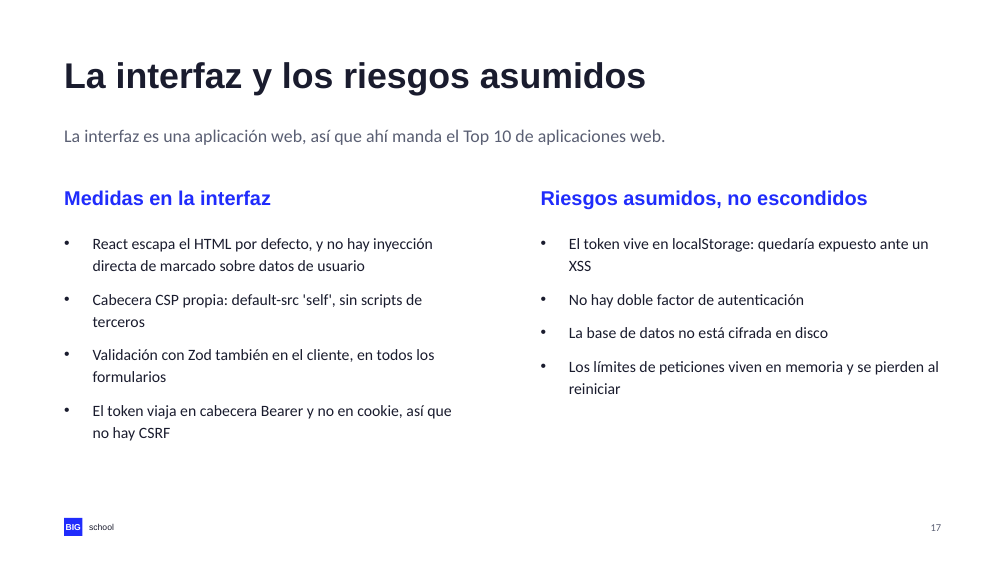
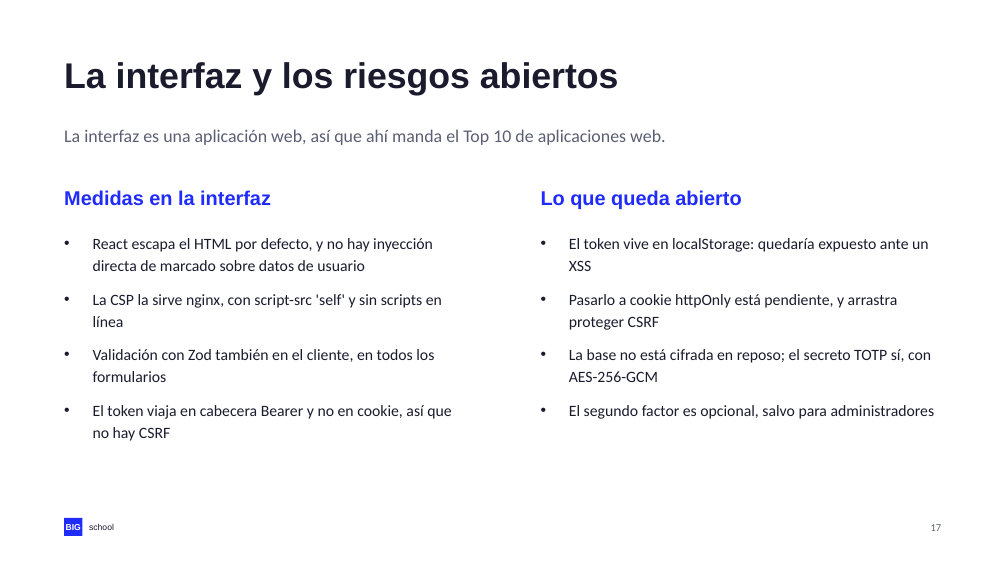
Before and after one commit to NovilloQuinta/intelligent-automotive-diagnostics, a slide deck: slide 17 of docs/presentacion/tfm-intelligent-automotive-diagnostics.pptx. Drawn at 1008x567 pixels with LibreOffice and Linux fonts; fonts in the diff are those of the drawing. Boxes give left, top, right and bottom in pixels: in the first picture for what was removed or moved away, otherwise in the second. Text is boxed around its words. In the diff, an @@ line names an element or a change of style, - is before the commit and + after.

```diff
--- a/docs/presentacion/tfm-intelligent-automotive-diagnostics.pptx
+++ b/docs/presentacion/tfm-intelligent-automotive-diagnostics.pptx
@@ text at (64, 62, 619, 95): text changed @@
-La interfaz y los riesgos asumidos
+La interfaz y los riesgos abiertos
@@ text at (541, 190, 741, 209): text changed @@
-Riesgos asumidos, no escondidos
+Lo que queda abierto
@@ text at (93, 294, 442, 327): text changed @@
-• Cabecera CSP propia: default-src 'self', sin scripts de terceros
+• La CSP la sirve nginx, con script-src 'self' y sin scripts en línea
@@ text at (569, 294, 935, 419): text changed @@
-• No hay doble factor de autenticación
-• La base de datos no está cifrada en disco
-• Los límites de peticiones viven en memoria y se pierden al reiniciar
+• Pasarlo a cookie httpOnly está pendiente, y arrastra proteger CSRF
+• La base no está cifrada en reposo; el secreto TOTP sí, con AES-256-GCM
+• El segundo factor es opcional, salvo para administradores
```
Also in this commit, not shown: 3 other slides changed, 3 other files.
